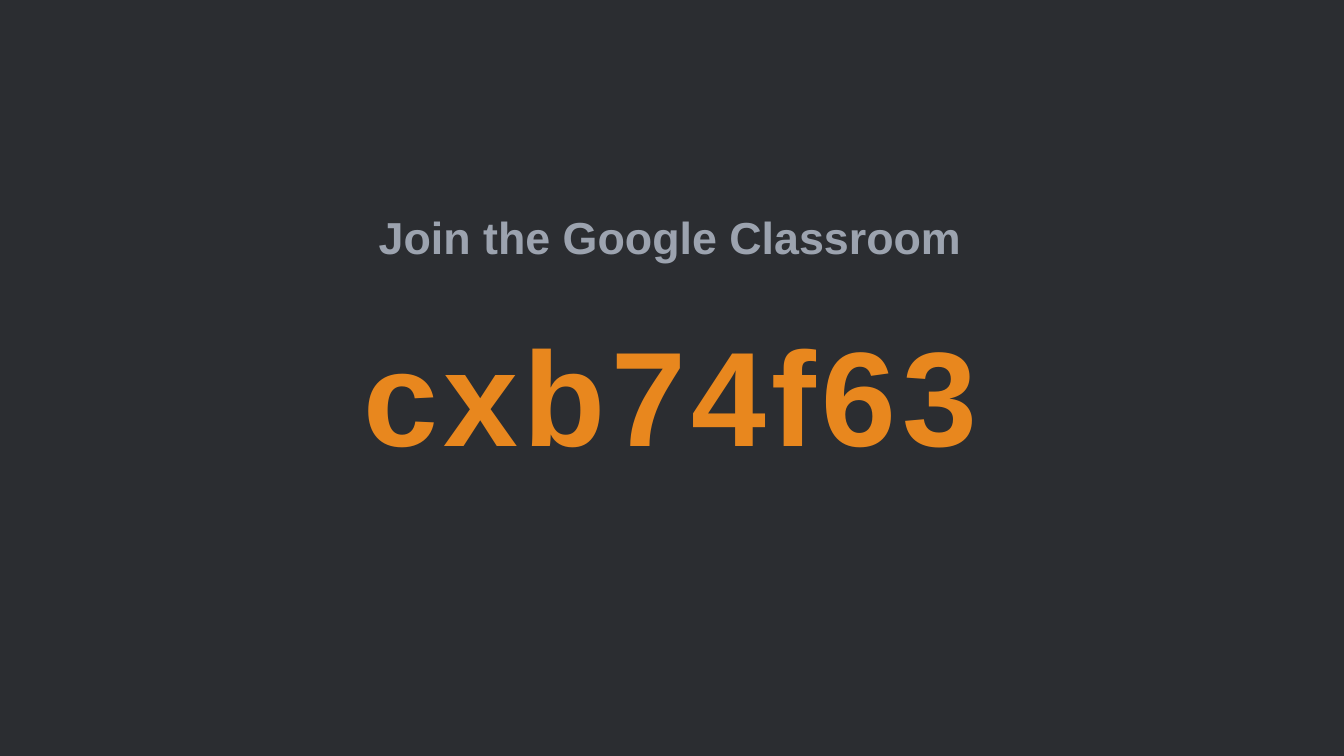
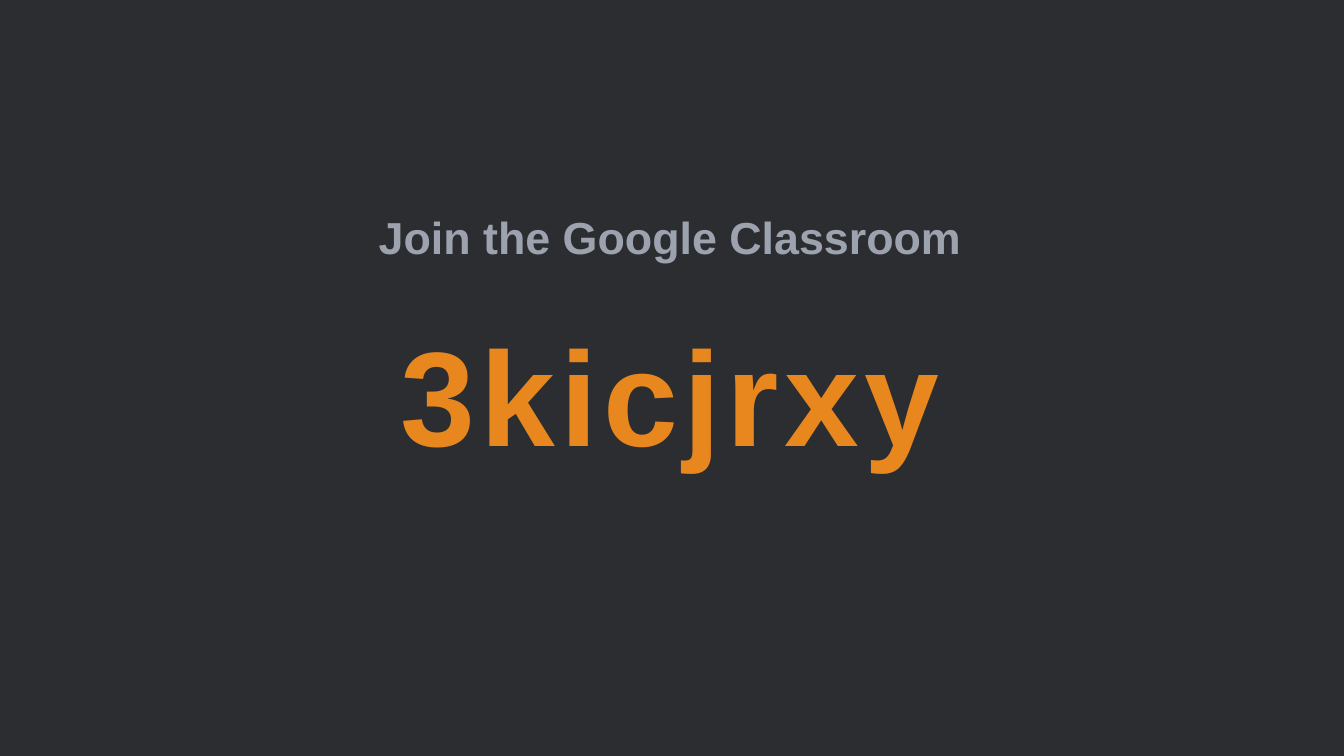
Before and after one commit to MrSalemi/nhsengineering, a slide deck: slide 17 of Engineering _ Class 01 _ Welcome (2026).pptx. Drawn at 1344x756 pixels with LibreOffice and Linux fonts; fonts in the diff are those of the drawing. Boxes give left, top, right and bottom in pixels: in the first picture for what was removed or moved away, otherwise in the second. Text is boxed around its words. In the diff, an @@ line names an element or a change of style, - is before the commit and + after.

```diff
--- a/Engineering _ Class 01 _ Welcome (2026).pptx
+++ b/Engineering _ Class 01 _ Welcome (2026).pptx
@@ text at [400, 348, 939, 470]: text changed @@
-cxb74f63
+3kicjrxy
```
Also in this commit, not shown: 1 other slide changed, 1 slide added, 1 slide removed.
